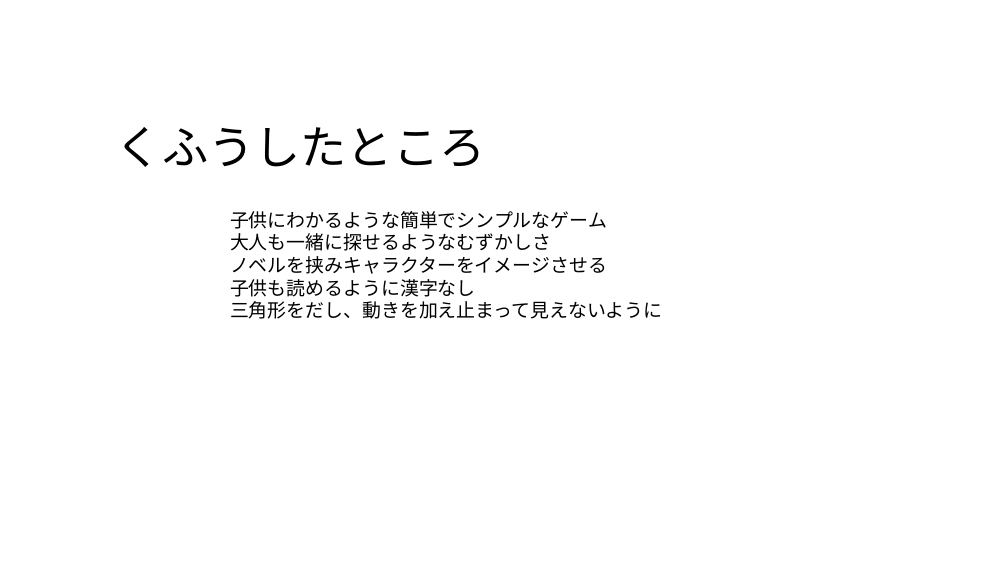
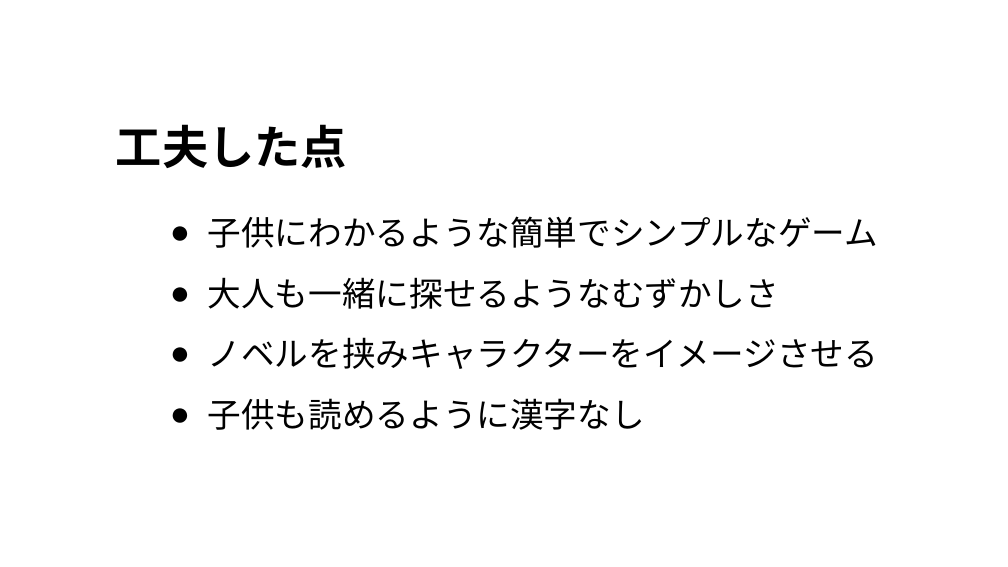
Before and after one commit to alto1412/Yokoari1207, a slide deck: slide 6 of よこありくんのプレゼン.pptx. Drawn at 1008x567 pixels with LibreOffice and Linux fonts; fonts in the diff are those of the drawing; background and template pictures are left out. Boxes give left, top, right and bottom in pixels: in the first picture for what was removed or moved away, otherwise in the second. Text is boxed around its words. In the diff, an @@ line names an element or a change of style, - is before the commit and + after.

Commit message:
プレゼン変更しました。

```diff
--- a/よこありくんのプレゼン.pptx
+++ b/よこありくんのプレゼン.pptx
@@ title at (116, 124, 347, 168): text changed; bold on @@
-くふうしたところ
+工夫した点
@@ text "子供にわかるような簡単でシンプルなゲーム": place and size @@
-text "子供にわかるような簡単でシンプルなゲーム" at (230, 211, 663, 319)
+text "子供にわかるような簡単でシンプルなゲーム" at (208, 216, 878, 430)
@@ text "子供にわかるような簡単でシンプルなゲーム" at (208, 216, 878, 430): size 18 to 32 pt, font Calibri to Noto Sans CJK JP; bullet none to ●; line spacing 1 to 1.5 @@
@@ text at (230, 301, 663, 319): paragraph removed @@
-三角形をだし、動きを加え止まって見えないように
```
Also in this commit, not shown: 6 other slides changed, 1 slide added, 1 slide removed.
